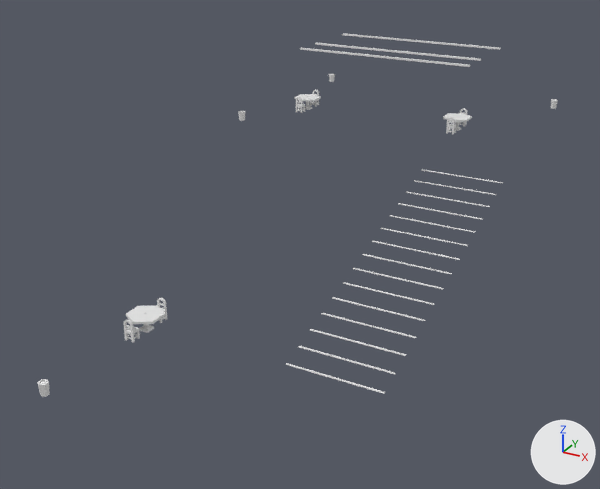
An edit to the OBJ model Games/GuruttoWorld/Assets/Models/GuidanceLab/City0B/Baked/Block-2-0.obj, drawn before and after from the same camera.
One viewpoint serves both versions: a 50 mm lens placed at (19.0, 40.6, 17.8), pointed at (0.9, 73.4, 1.4). The lights are fixed; the arrows at lower right show +X, +Y and +Z. The picture after the commit comes second. Materials are left out; every surface is plain grey. Where no turn or scale is listed for an object, it has been applied to the vertices. Vertices at exactly the same position are counted once.

The first picture shows 'Block-2-0'.
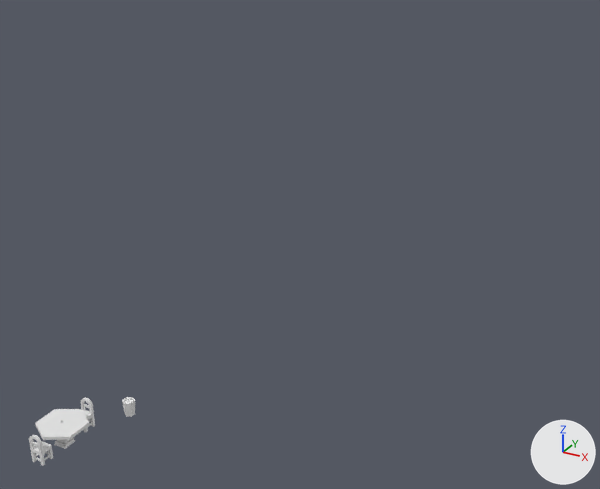
Pixel boxes (x1, y1, x2, y2) of what changed, in the pictures (600 x 489 px; the box of a moved part takes in the faces that stretch with it):
'Block-2-0', reshaped (80% narrower, 81% shorter)
    before: (37, 33, 558, 397)
    after: (29, 397, 135, 466)
part 1 of me_block_2_0, moved or reshaped
    before: (37, 379, 50, 397)
    after: (122, 397, 135, 417)
part 2 of me_block_2_0, moved or reshaped
    before: (126, 305, 165, 333)
    after: (35, 409, 89, 449)
part 3 of me_block_2_0, moved or reshaped
    before: (124, 319, 140, 343)
    after: (29, 435, 53, 466)
part 4 of me_block_2_0, moved or reshaped
    before: (157, 298, 167, 323)
    after: (81, 397, 95, 432)
part 5 of me_block_2_0, deleted
    before: (238, 33, 558, 394)

Patch to the scene script:
```diff
--- a/Games/GuruttoWorld/Assets/Models/GuidanceLab/City0B/Baked/Block-2-0.obj.py
+++ b/Games/GuruttoWorld/Assets/Models/GuidanceLab/City0B/Baked/Block-2-0.obj.py
@@ me_block_2_0 @@
 # used by ob_block_2_0; location = (0.0, 0.0, 0.0)
-me_block_2_0.from_pydata(...)  # 1242 vertices, 2378 faces; spans x -8.0..9.1, y 58.8..94.2, z 0.0..8.1
+me_block_2_0.from_pydata(...)  # 358 vertices, 742 faces; spans x 1.3..3.2, y 54.8..58.2, z 1.4..2.4
+# me_block_2_0 part 1: the loose piece of 24 vertices spanning x -2.2..-1.8, y 58.8..59.2, z 0.2..0.7 is moved by (5.0, -1.0, 1.4)
+# me_block_2_0 part 2: the loose piece of 42 vertices spanning x -2.7..-1.3, y 64.2..65.8, z 0.0..0.8 is moved by (4.0, -9.0, 1.4)
+# me_block_2_0 part 3: the loose piece of 130 vertices spanning x -2.2..-1.8, y 63.8..64.3, z 0.0..1.0 is moved by (4.0, -9.0, 1.4)
+# me_block_2_0 part 4: the loose piece of 130 vertices spanning x -2.2..-1.8, y 65.7..66.2, z 0.0..1.0 is moved by (4.0, -9.0, 1.4)
+# me_block_2_0 part 5: 29 loose pieces with 884 vertices, spanning x -8.0..9.1, y 65.0..94.2, z 0.3..8.1, are deleted
+# other edits to the shape of me_block_2_0 do not show in these pictures
```
